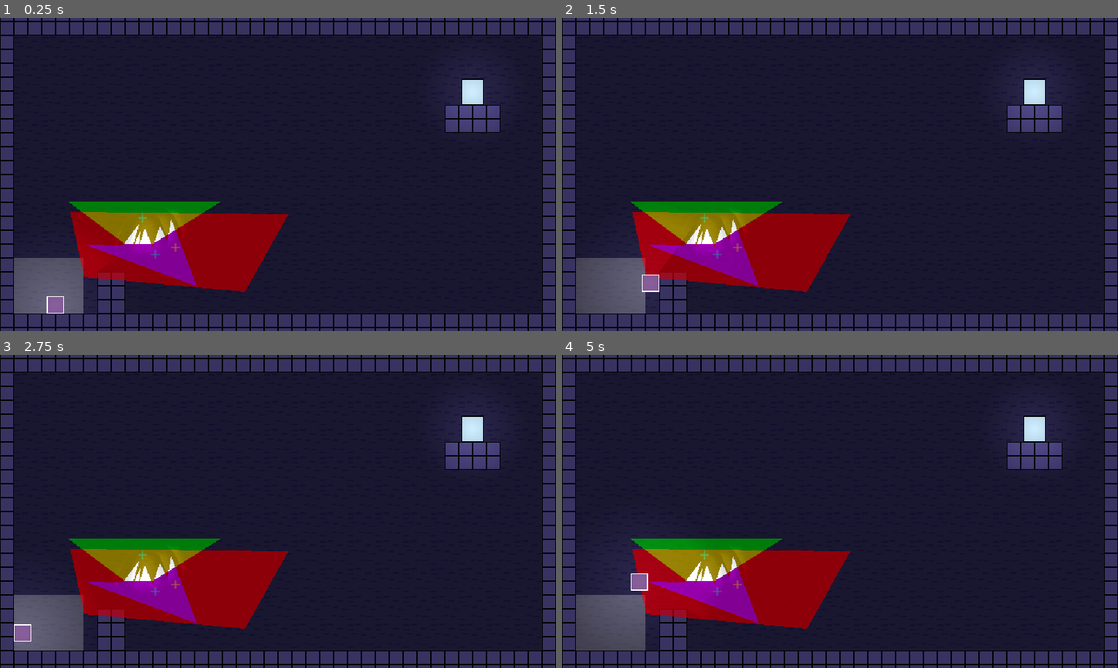
Above: before the commit, frames 1-4 (two rows, left to right).
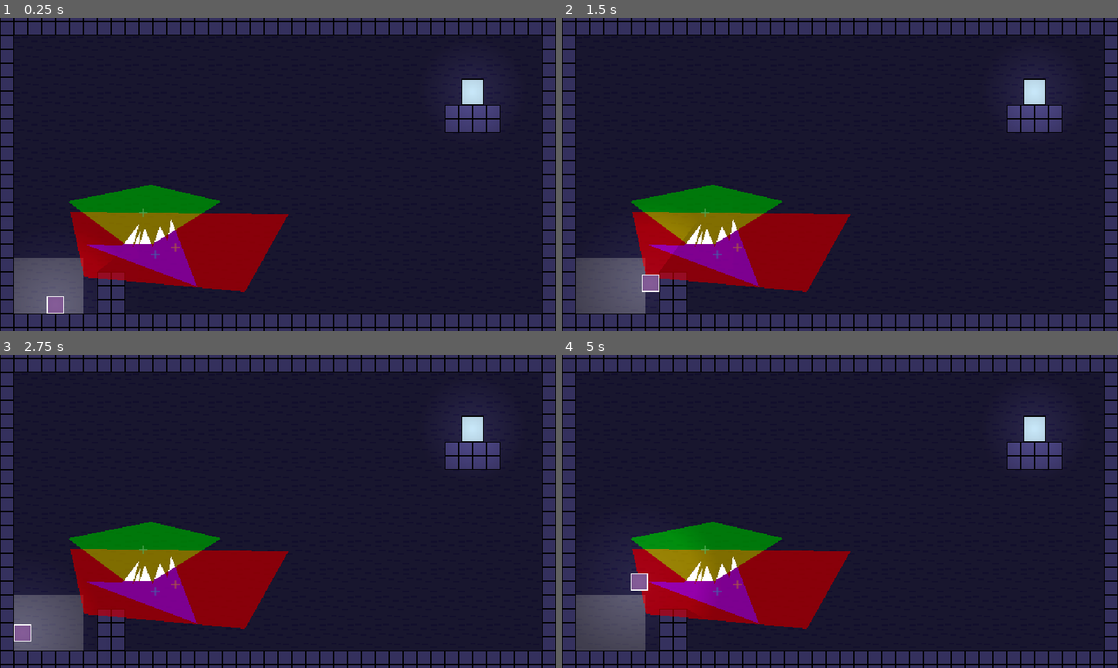
Above: after the commit, the same moments.

Repository: robotmaster/game-off-2026
Game: Godot game, scene res://scenes/rooms/test_room.tscn
Same seed, same stepped clock (60 frames per second), same inputs: the game is played once before the commit and once after it.
Inputs:
- Up to frame 1 (0.25 s): no input
- Up to frame 2 (1.5 s): tap Enter at 0.5 s; hold Shift (move_slow) 0.53-1.28 s; hold Right (right) from 0.53 s (still down); tap Up (up) at 0.77, 0.8, 1.07, 1.35 s
- Up to frame 3 (2.75 s): tap Up (up) at 1.52, 1.82, 2.3 s; tap Shift (move_slow) at 1.55 s; release Right (right) at 2.03 s; hold Left (left) from 2.03 s (still down); hold Shift (move_slow) from 2.03 s (still down)
- Up to frame 4 (5 s): release Left (left) at 2.78 s; release Shift (move_slow) at 2.78 s; hold Right (right) 2.78-4.28 s; tap X (switch_edit) at 2.85 s; tap Up (up) at 3.02, 3.32, 4.52, 4.82 s; tap Shift (move_slow) at 3.05, 4.55 s; hold Up (up) 3.53-4.28 s; tap C (switch_property) at 3.6 s; hold Left (left) from 4.28 s (still down); tap Z (toggle_play) at 4.35 s

The runs differ from the first frame. In frame 1, 1.1% of the frame differs, in the area x 12-40%, y 53-75%; in frame 2, 1.1%; in frame 3, 1.1%; in frame 4, 0.9%.
Error in both runs: Invalid access to property or key 'allowed' on a base object of type 'Nil'. (res://scripts/room.gd:40)

Commit message:
almost done with the polygon glow

Diff:
--- a/game-off-2026/project.godot
+++ b/game-off-2026/project.godot
@@ -19,6 +19,7 @@
 
 PolygonTools="*uid://dp4m3akdjd0uf"
 LevelManager="*uid://bq00y2qtara5r"
+VisualTools="*uid://d16latviag3lq"
 
 [debug]
 
--- a/game-off-2026/scenes/room.tscn
+++ b/game-off-2026/scenes/room.tscn
@@ -61,9 +61,9 @@
 [sub_resource type="Environment" id="Environment_vfrn5"]
 background_mode = 3
 glow_enabled = true
-glow_levels/1 = 1.5
-glow_levels/2 = 0.7
-glow_levels/3 = 0.3
+glow_levels/1 = 0.6
+glow_levels/2 = 0.4
+glow_levels/3 = 0.2
 glow_strength = 1.7
 adjustment_enabled = true
 adjustment_saturation = 1.3
@@ -136,9 +136,6 @@
 
 [node name="CollisionsAndVisuals" type="StaticBody2D" parent="MainPolygons/PolygonDisplays/IntersectionArea" unique_id=1418591758]
 
-[node name="SubViewport" type="SubViewport" parent="MainPolygons/PolygonDisplays/IntersectionArea" unique_id=1369055823]
-render_target_update_mode = 4
-
 [node name="Light" type="PointLight2D" parent="MainPolygons/PolygonDisplays/IntersectionArea" unique_id=1513066304]
 energy = 0.9
 
@@ -215,7 +212,7 @@
 PolygonMoveArea = NodePath("../SpecialElements/PolygonMoveArea")
 
 [node name="CanvasModulate" type="CanvasModulate" parent="." unique_id=1055200988]
-color = Color(0.8776157, 0.8776158, 0.87761563, 1)
+color = Color(0.84532875, 0.8453288, 0.84532857, 1)
 
 [node name="WorldEnvironment" type="WorldEnvironment" parent="." unique_id=770890295]
 environment = SubResource("Environment_vfrn5")
--- a/game-off-2026/scenes/rooms/test_room.tscn
+++ b/game-off-2026/scenes/rooms/test_room.tscn
@@ -33,7 +33,7 @@
 use_parent_material = true
 position = Vector2(64, -16)
 color = Color(0, 1, 0, 1)
-polygon = PackedVector2Array(-129, 47, -306, 47, -240, 96, -208, 96)
+polygon = PackedVector2Array(-129, 47, -210, 28, -306, 47, -240, 96, -208, 96)
 
 [node name="Exit" parent="." index="6" unique_id=1218272071]
 position = Vector2(224, -80)
--- a/game-off-2026/scripts/intersection_area.gd
+++ b/game-off-2026/scripts/intersection_area.gd
@@ -2,11 +2,9 @@
 
 @export var Room : RoomRoot
 
-const INTERSECTION_POLYGON_COLOR = 1000
+const INTERSECTION_POLYGON_COLOR = 1
 
-const LIGHT_FADE_DIST = 20.0
 const LIGHT_FADE_MULT = 0.8
-const LIGHT_POLYGON_SAMPLE_INTERVAL = 0.25
 
 var light_texture : ImageTexture
 
@@ -14,26 +12,13 @@
 
 func _ready() -> void:
 	$CollisionsAndVisuals.global_transform = Transform2D()
-	$Light.global_transform = Transform2D()
-	$SubViewport.size = get_viewport_rect().size
-
-
-	var image : Image = $SubViewport.get_texture().get_image()
-
-	light_texture = ImageTexture.create_from_image(image)
-	light_texture.set_size_override(get_viewport_rect().size)
-
-	$Light.texture = light_texture
+	VisualTools.setup_polygon_light($Light)
 
 func do_polygon_collisions() -> void:
 
 	var overlap := _get_overlap_in_polygons()
 
 	var children := $CollisionsAndVisuals.get_children()
-	for child in children:
-		child.queue_free()
-
-	children = $SubViewport.get_children()
 	for child in children:
 		child.queue_free()
 
@@ -49,28 +34,7 @@
 		new_collision.polygon = polygon_shape
 		$CollisionsAndVisuals.add_child(new_collision)
 
-		_setup_light_areas_for_polygon(polygon_shape)
-
-
-func _setup_light_areas_for_polygon(polygon_shape : PackedVector2Array) -> void:
-
-	var offset_dist := 0.0
-	while offset_dist < LIGHT_FADE_DIST:
-		var offset_shape := Geometry2D.offset_polygon(polygon_shape, offset_dist, Geometry2D.PolyJoinType.JOIN_ROUND)
-
-		var light_area := Polygon2D.new()
-		light_area.position = get_viewport_rect().size / 2
-		light_area.polygon = offset_shape[0]
-
-
-		var polygon_color := LIGHT_FADE_MULT ** offset_dist
-		light_area.color = Color(polygon_color, polygon_color, polygon_color, 1)
-		$SubViewport.add_child(light_area)
-		$SubViewport.move_child(light_area, 0)
-
-
-		offset_dist += LIGHT_POLYGON_SAMPLE_INTERVAL
-
+	VisualTools.update_polygon_light($Light, overlap, LIGHT_FADE_MULT)
 
 func _get_overlap_in_polygons() -> Array[PackedVector2Array]:
 	var overlap : Array[PackedVector2Array] = []
@@ -89,8 +53,3 @@
 						overlap.append(overlap_region)
 
 	return overlap
-
-func _process(delta: float) -> void:
-	var image : Image = $SubViewport.get_texture().get_image()
-	image.save_png("user://a.png")
-	light_texture.set_image(image)
--- a/game-off-2026/scripts/polygon_parent.gd
+++ b/game-off-2026/scripts/polygon_parent.gd
@@ -12,6 +12,8 @@
 const POLYGON_MOVE_SPEED = 170
 const POLYGON_ROTATION_SPEED = 1.9
 const POLYGON_SCALE_SPEED_MULT = 1.7
+
+const SLOW_MOVE_MULT = 0.25
 
 var allowed = []
 
@@ -32,15 +34,26 @@
 
 func _move_polygon(delta: float) -> void:
 	if Room.polygon_transform_editing == Room.PolygonTransforms.Translate and moving_allowed:
-		global_position += Input.get_vector("left", "right", "up", "down") * delta * POLYGON_MOVE_SPEED
+		if Input.is_action_pressed("move_slow"):
+			global_position += Input.get_vector("left", "right", "up", "down") * delta * POLYGON_MOVE_SPEED * SLOW_MOVE_MULT
+		else:
+			global_position += Input.get_vector("left", "right", "up", "down") * delta * POLYGON_MOVE_SPEED
 
 	elif Room.polygon_transform_editing == Room.PolygonTransforms.Rotate and rotating_allowed:
 		var axis : float = sign(Input.get_axis("left", "right") + Input.get_axis("down", "up"))
-		global_rotation += POLYGON_ROTATION_SPEED * axis * delta
+		if Input.is_action_pressed("move_slow"):
+
+			global_rotation += POLYGON_ROTATION_SPEED * axis * delta * SLOW_MOVE_MULT
+		else:
+			global_rotation += POLYGON_ROTATION_SPEED * axis * delta
 
 	elif Room.polygon_transform_editing == Room.PolygonTransforms.Scale and scaling_allowed:
-		scale.x *= pow(POLYGON_SCALE_SPEED_MULT, delta) ** Input.get_axis("left", "right")
-		scale.y *= pow(POLYGON_SCALE_SPEED_MULT, delta) ** Input.get_axis("up", "down")
+		if Input.is_action_pressed("move_slow"):
+			scale.x *= pow(POLYGON_SCALE_SPEED_MULT, delta * SLOW_MOVE_MULT) ** Input.get_axis("left", "right")
+			scale.y *= pow(POLYGON_SCALE_SPEED_MULT, delta * SLOW_MOVE_MULT) ** Input.get_axis("up", "down")
+		else:
+			scale.x *= pow(POLYGON_SCALE_SPEED_MULT, delta) ** Input.get_axis("left", "right")
+			scale.y *= pow(POLYGON_SCALE_SPEED_MULT, delta) ** Input.get_axis("up", "down")
 
 
 func _center_polygon_on_centroid() -> void:
--- /dev/null
+++ b/game-off-2026/shaders/polygon_glow.gdshader
@@ -0,0 +1,24 @@
+shader_type canvas_item;
+render_mode unshaded;
+
+uniform sampler2D polygon_edges : filter_nearest;
+uniform float light_fade_mult;
+
+vec2 get_point_number(int num) {
+	int width = textureSize(polygon_edges, 0).x;
+	return texelFetch(polygon_edges, ivec2(num % width, num / width), 0).rg;
+}
+
+void fragment() {
+	int total_size = textureSize(polygon_edges, 0).x * textureSize(polygon_edges, 0).y;
+	float min_distance = 99999999.9;
+
+	for (int point = 0; point < total_size; point += 2) {
+		vec2 point_1 = get_point_number(point);
+		vec2 point_2 = get_point_number(point + 1);
+	}
+
+	float brightness = pow(light_fade_mult, min_distance);
+	COLOR = vec4(0, 0, 0, 1);
+	//COLOR = vec4(brightness, brightness, brightness, 1.0);
+}
--- /dev/null
+++ b/game-off-2026/visual_tools.gd
@@ -0,0 +1,107 @@
+extends Node
+
+var light_to_subviewport := {
+}
+
+var subviewport_to_texture := {
+
+}
+
+var shader_material : ShaderMaterial
+
+func _ready() -> void:
+	shader_material = ShaderMaterial.new()
+	shader_material.shader = load("res://shaders/polygon_glow.gdshader")
+
+func setup_polygon_light(light: PointLight2D) -> SubViewport:
+
+	light.global_transform = Transform2D()
+	var new_subviewport := SubViewport.new()
+
+	new_subviewport.size = get_viewport().get_visible_rect().size
+
+
+	var image : Image = new_subviewport.get_texture().get_image()
+
+	var light_texture := ImageTexture.create_from_image(image)
+	light_texture.set_size_override(get_viewport().get_visible_rect().size)
+
+	light.texture = light_texture
+
+	light_to_subviewport[light] = new_subviewport
+	subviewport_to_texture[new_subviewport] = light_texture
+
+	new_subviewport.render_target_update_mode = SubViewport.UPDATE_ALWAYS
+
+	var filled_polygons_parent := Node2D.new()
+	filled_polygons_parent.name = "Polygon Parent"
+
+	var new_color_rect := ColorRect.new()
+	new_color_rect.name = "Glow Shader"
+	new_color_rect.material = shader_material
+	new_color_rect.size = get_viewport().get_visible_rect().size
+
+	new_subviewport.add_child(new_color_rect)
+	new_subviewport.add_child(filled_polygons_parent)
+
+	get_tree().current_scene.add_child.call_deferred(new_subviewport)
+
+	return new_subviewport
+
+
+func update_polygon_light(light: PointLight2D, polygons: Array[PackedVector2Array], light_fade_mult: float) -> void:
+	var subviewport : SubViewport = light_to_subviewport[light]
+
+	var children := subviewport.get_node("Polygon Parent").get_children()
+	for child in children:
+		child.queue_free()
+
+	var node_with_shader : CanvasItem = subviewport.get_node("Glow Shader")
+
+	var polygon_edges : PackedVector2Array = []
+
+	for polygon in polygons:
+		var new_polygon_2d := Polygon2D.new()
+
+		new_polygon_2d.polygon = polygon
+		new_polygon_2d.position = get_viewport().get_visible_rect().size / 2
+
+		subviewport.get_node("Polygon Parent").add_child(new_polygon_2d)
+
+		for point_index in range(len(polygon)):
+			var next_index := point_index + 1
+			if next_index >= len(polygon):
+				next_index = 0
+			polygon_edges.append(polygon[point_index])
+			polygon_edges.append(polygon[next_index])
+
+	var texture_width := 64
+	var height : int = (len(polygon_edges) / texture_width) + 1
+
+	while len(polygon_edges) < texture_width * height:
+		polygon_edges.append(Vector2(99999, 99999))
+		polygon_edges.append(Vector2(99999, 99999))
+
+	var new_image := Image.create_from_data(
+		texture_width, height, false, Image.FORMAT_RGF, polygon_edges.to_byte_array()
+	)
+
+	var texture = ImageTexture.create_from_image(new_image)
+
+	node_with_shader.material.set_shader_parameter("polygon_edges", texture)
+	node_with_shader.material.set_shader_parameter("light_fade_mult", light_fade_mult)
+
+func _process(_delta: float) -> void:
+	for light : PointLight2D in light_to_subviewport.keys():
+		var subviewport = light_to_subviewport[light]
+		if not is_instance_valid(light) or not is_instance_valid(subviewport):
+			subviewport_to_texture.erase(subviewport)
+			light_to_subviewport.erase(light)
+
+	for subviewport in subviewport_to_texture.keys():
+		var light_texture = subviewport_to_texture[subviewport]
+
+		var image : Image = subviewport.get_texture().get_image()
+		image.save_png("user://a.png")
+
+		light_texture.set_image(image)
Not shown, added: game-off-2026/shaders/polygon_glow.gdshader.uid
Not shown, added: game-off-2026/visual_tools.gd.uid
